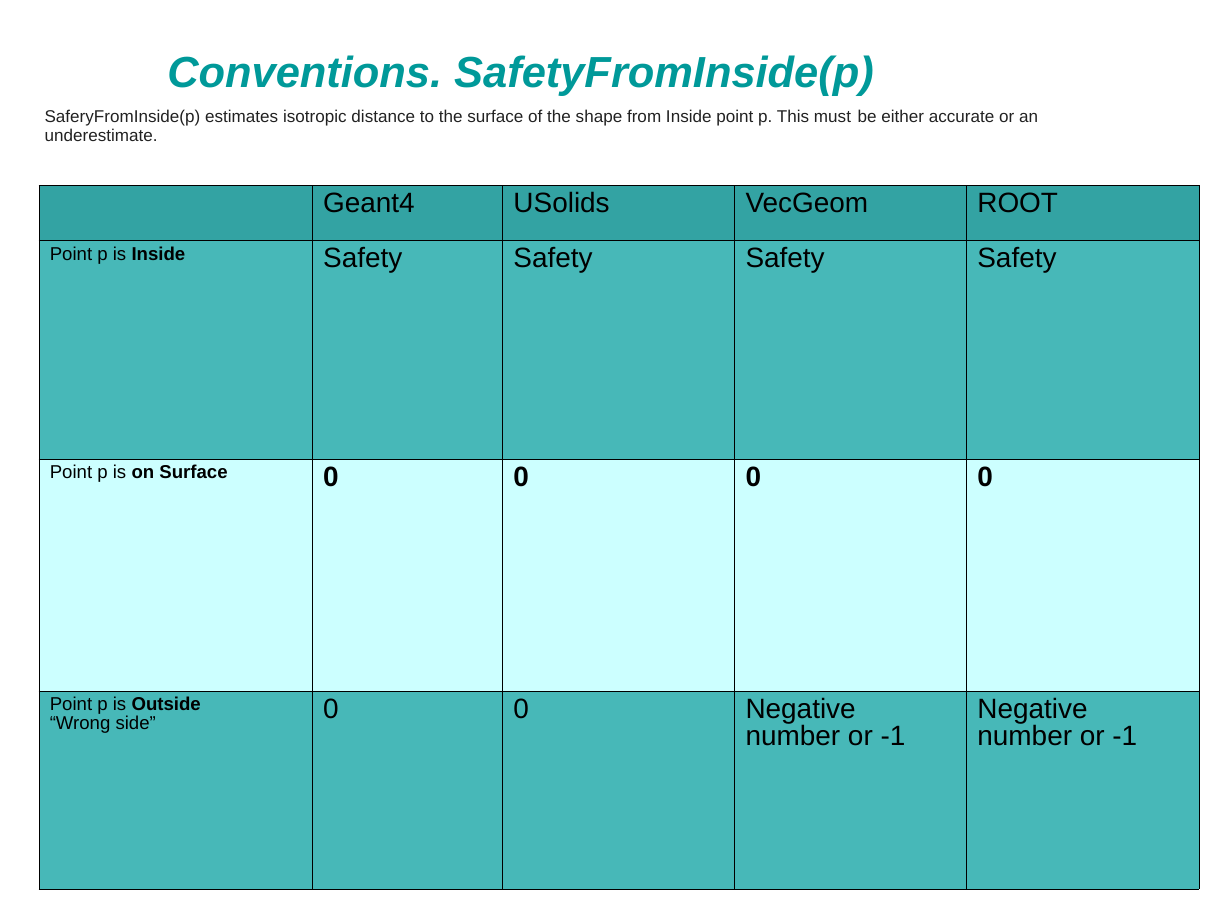
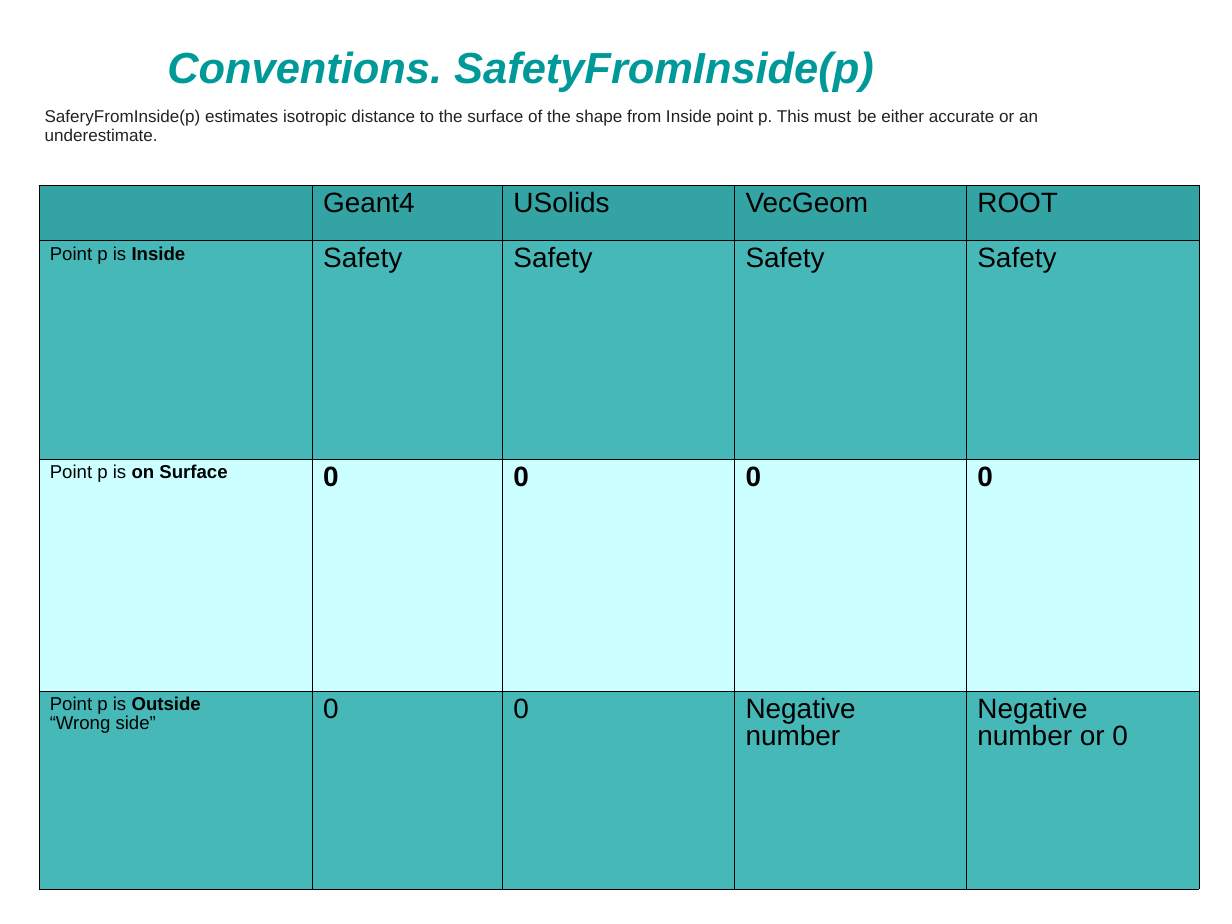
Before and after one commit to amadio/vecgeom, a slide deck: slide 9 of doc/shapes_conventions.ppt. Drawn at 1232x924 pixels with LibreOffice and Linux fonts; fonts in the diff are those of the drawing. Boxes give left, top, right and bottom in pixels: in the first picture for what was removed or moved away, otherwise in the second. Text is boxed around its words. In the diff, an @@ line names an element or a change of style, - is before the commit and + after.

Commit message:
Updated conventions for distances...

```diff
--- a/doc/shapes_conventions.ppt
+++ b/doc/shapes_conventions.ppt
@@ text "Conventions. SafetyFromInside(p)" at [167, 51, 874, 92]: line spacing 0.93 to 0.83 @@
@@ table at [39, 186, 1200, 890] @@
-row 4, column 4: Negative number or -1
+row 4, column 4: Negative number
-row 4, column 5: Negative number or -1
+row 4, column 5: Negative number or 0
```
Also in this commit, not shown: 3 other slides changed, 1 other file.
